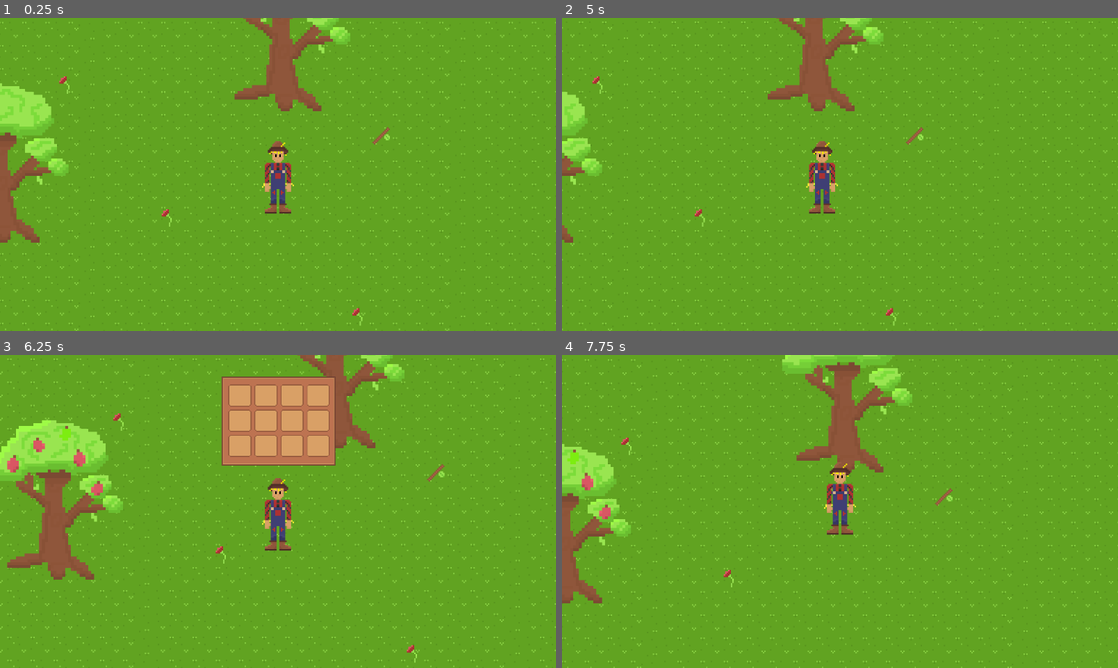
Above: before the commit, frames 1-4 (two rows, left to right).
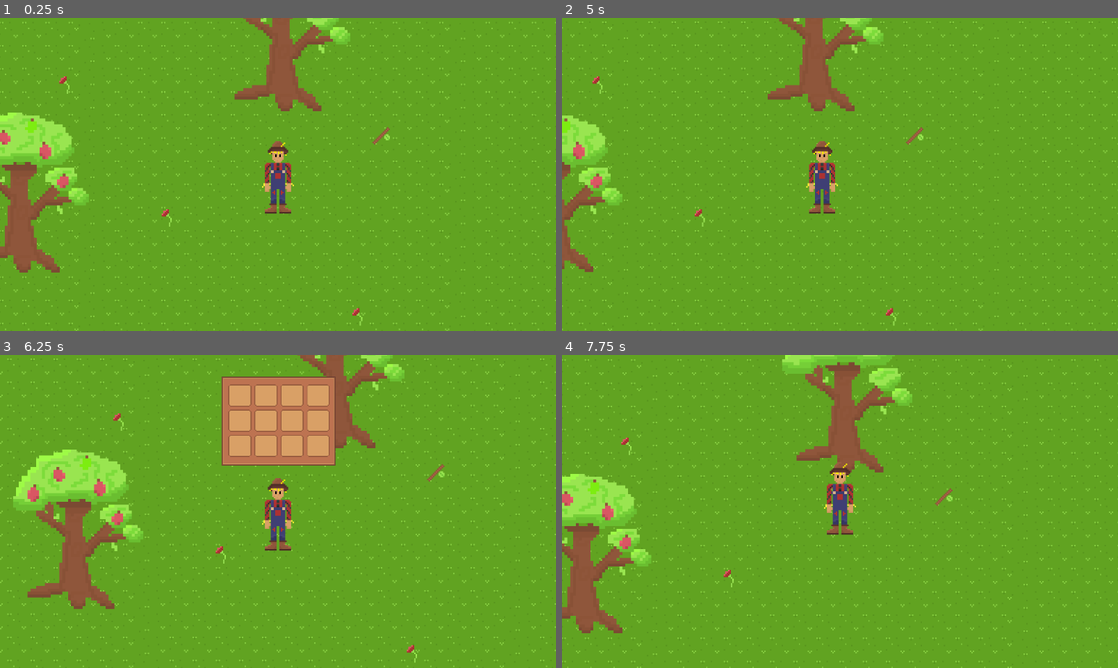
Above: after the commit, the same moments.

Repository: Untitled-Productions/Crow-Cook
Game: Godot game, scene res://test_room.tscn
Same seed, same stepped clock (60 frames per second), same inputs: the game is played once before the commit and once after it.
Inputs (mouse positions are in pixels of both pictures, inside the frame that each line leads up to):
- Up to frame 1 (0.25 s): no input
- Up to frame 2 (5 s): tap Enter (ui_accept) at 0.5, 0.77, 1.52, 3.5, 3.77, 4.52 s; move the mouse to (962, 158) at 0.52 s; hold Right (ui_right) 0.53-1.28 s; move the mouse to (728, 190) at 1.27 s; hold Down (ui_down) 1.28-2.03 s; move the mouse to (895, 105) at 2.02 s; hold Right (ui_right) 2.03-2.75 s; click (801, 58) at 2.77 s; move the mouse to (812, 237) at 3.52 s; hold Up (ui_up) 3.53-4.28 s; move the mouse to (1006, 221) at 4.27 s; hold Left (ui_left) from 4.28 s (still down)
- Up to frame 3 (6.25 s): move the mouse to (111, 464) at 5.02 s; tap Enter (ui_accept) at 5.27 s; move the mouse to (305, 511) at 5.77 s; release Left (ui_left) at 5.78 s; hold Down (ui_down) from 5.78 s (still down)
- Up to frame 4 (7.75 s): tap Enter (ui_accept) at 6.5, 6.77, 7.52 s; move the mouse to (756, 433) at 6.52 s; release Down (ui_down) at 6.53 s; hold Right (ui_right) 6.53-7.28 s; move the mouse to (962, 495) at 7.27 s; hold Up (ui_up) from 7.28 s (still down)

The runs differ from the first frame. In frame 1, 4.6% of the frame differs, in the area x 0-16%, y 20-82%; in frame 2, 2.4%; in frame 3, 7.6%, in the area x 0-26%, y 20-82%; in frame 4, 4.7%.

Commit message:
set timer to better time

Diff:
--- a/apple_tree.gd
+++ b/apple_tree.gd
@@ -1,6 +1,6 @@
 extends StaticBody2D
 
-var state = "no apples" # no apples, apples
+var state = "apples" # no apples, apples
 var player_in_area = false
 
 var apple = preload("res://apple.tscn")
--- a/apple_tree.tscn
+++ b/apple_tree.tscn
@@ -52,7 +52,7 @@
 shape = SubResource("CircleShape2D_7xqi5")
 
 [node name="growth_timer" type="Timer" parent="."]
-wait_time = 5.0
+wait_time = 25.0
 
 [node name="Marker2D" type="Marker2D" parent="."]
 position = Vector2(52, -93)
--- a/test_room.tscn
+++ b/test_room.tscn
@@ -50,7 +50,7 @@
 y_sort_enabled = true
 
 [node name="apple_tree" parent="environmentalObjects" instance=ExtResource("9_6r6vx")]
-position = Vector2(854, 585)
+position = Vector2(882, 626)
 
 [node name="tree" parent="environmentalObjects" instance=ExtResource("6_uw7lt")]
 position = Vector2(1243, 404)
